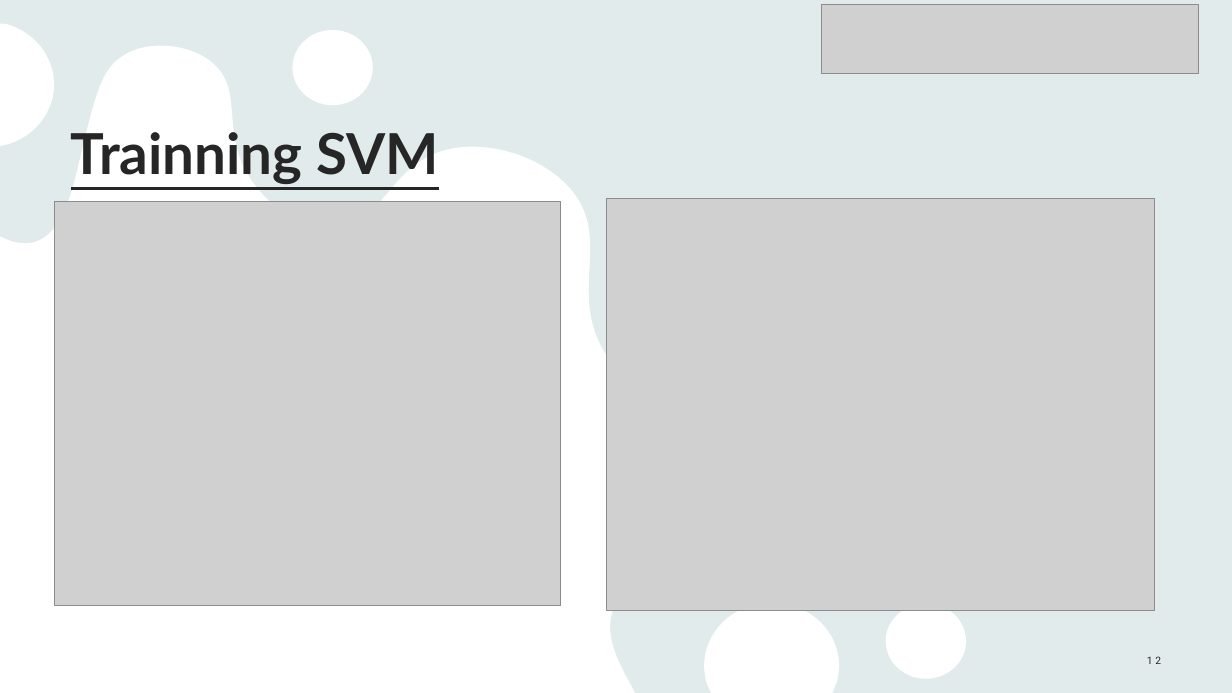
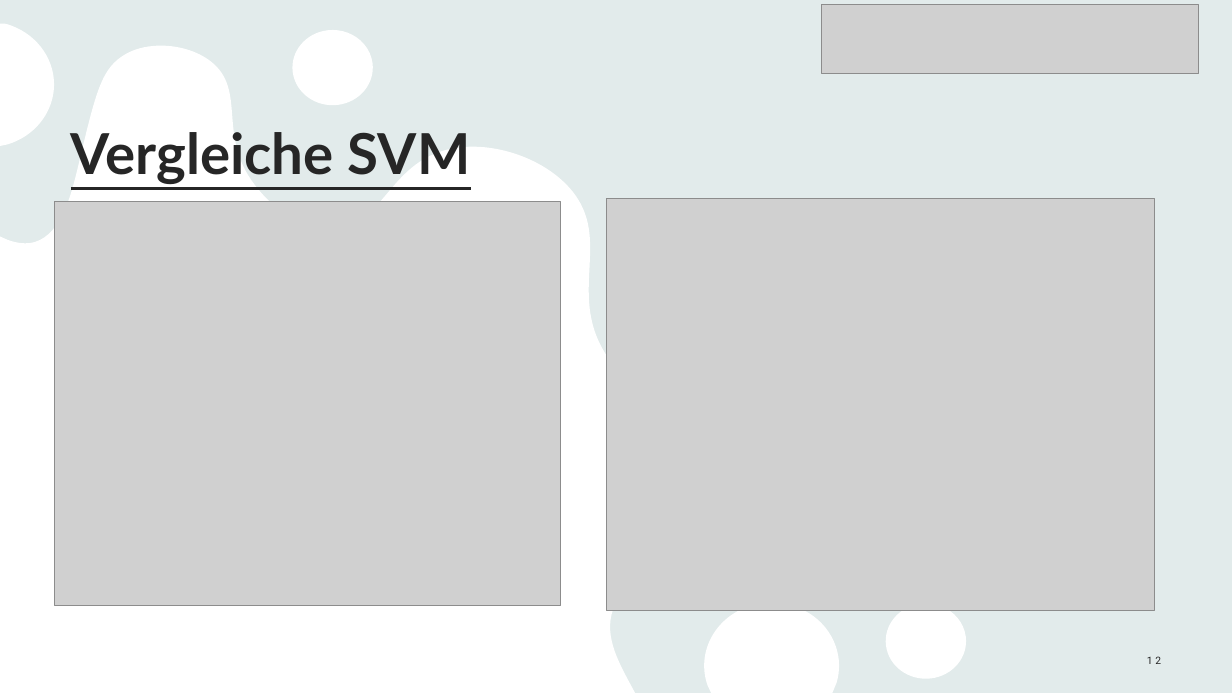
Before and after one commit to Linelle-7/Sprecherkennung-Deep-Learning-, a slide deck: slide 12 of 2025-02-12_Voice_Recognition_FinalPresentation.pptx. Drawn at 1232x693 pixels with LibreOffice and Linux fonts; fonts in the diff are those of the drawing; grey boxes stand for pictures. Boxes give left, top, right and bottom in pixels: in the first picture for what was removed or moved away, otherwise in the second. Text is boxed around its words. In the diff, an @@ line names an element or a change of style, - is before the commit and + after.

```diff
--- a/2025-02-12_Voice_Recognition_FinalPresentation.pptx
+++ b/2025-02-12_Voice_Recognition_FinalPresentation.pptx
@@ title at (x1=71, y1=132, x2=471, y2=184): text changed @@
-Trainning SVM
+Vergleiche SVM
```
Also in this commit, not shown: 3 other slides changed, 3 slides added, 1 slide removed, 7 other files.
